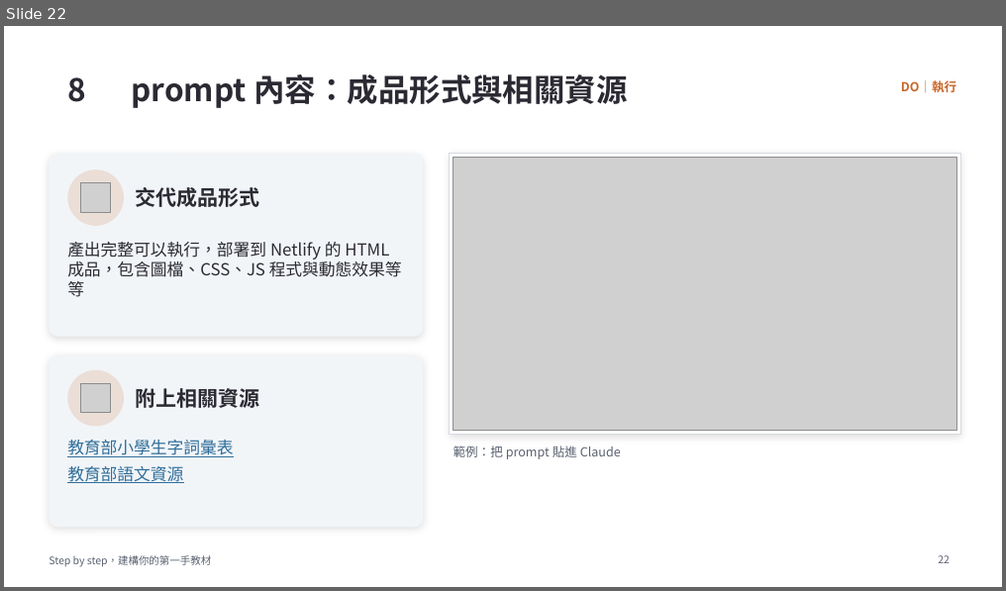
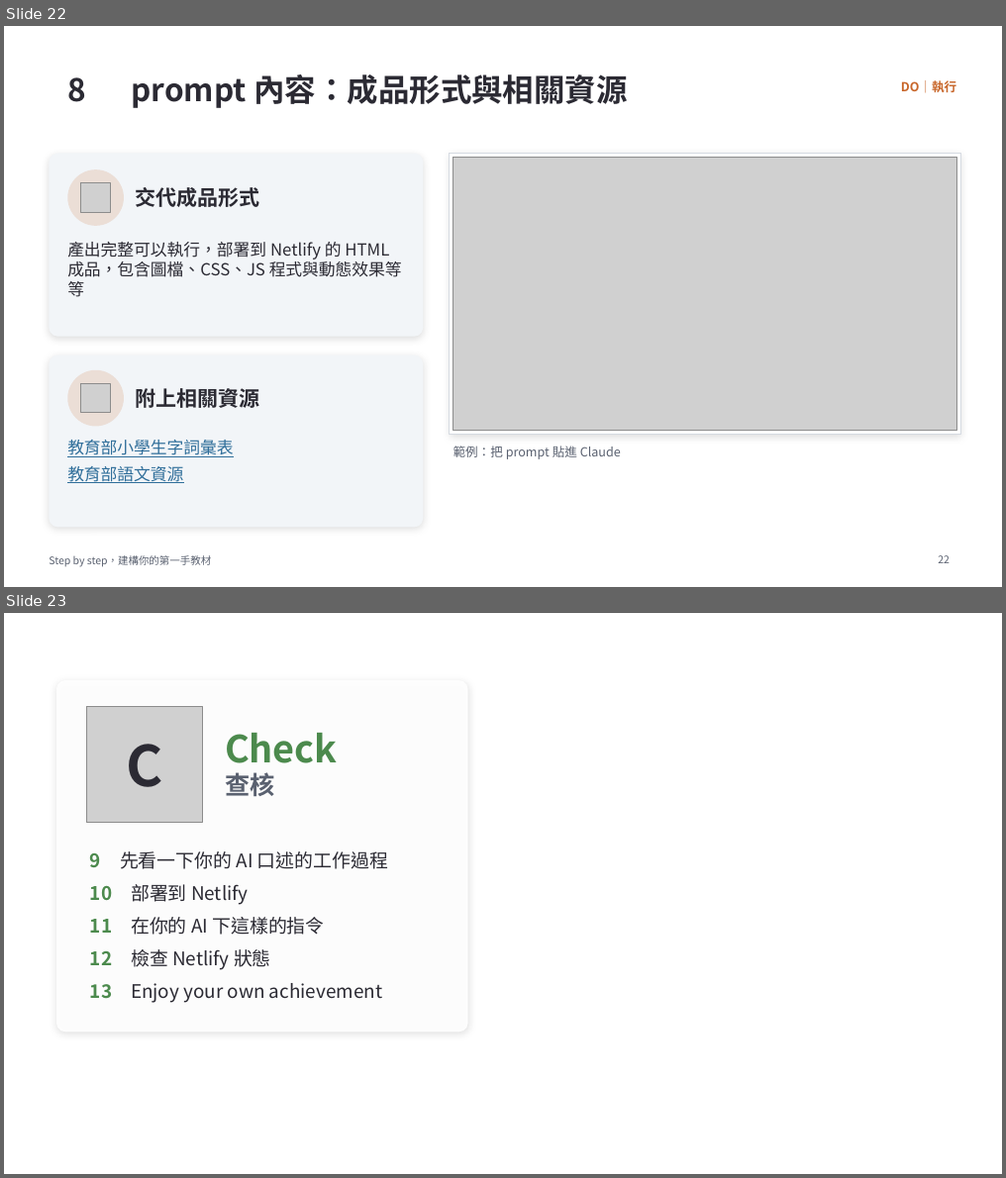
Before and after one commit to MattAtAIEra/NTTU2026-step-by-step, a slide deck: doc/Step-by-Step_建構你的第一手教材_PDCA.pptx. Shown one above the other, each under a label of ours: slide 22 before the commit, slides 22 and 23 after it. The pictures are 1006x591 and 1006x1178 pixels, drawn with LibreOffice and Linux fonts; fonts in the diff are those of the drawing; grey boxes stand for pictures; background and template pictures are left out. Boxes give left, top, right and bottom in pixels: in the first picture for what was removed or moved away, otherwise in the second. Text is boxed around its words. In the diff, an @@ line names an element or a change of style, - is before the commit and + after.

```diff
--- a/doc/Step-by-Step_建構你的第一手教材_PDCA.pptx
+++ b/doc/Step-by-Step_建構你的第一手教材_PDCA.pptx
@@ slide 23 added at <box>4,613,1002,1174</box>, background picture (left out) @@
@@ rounded rectangle added at <box>56,680,468,1032</box>, fill #FFFFFF at 92% opacity @@
@@ picture added at <box>86,707,202,823</box> @@
@@ text added at <box>126,744,162,787</box>, 54 pt, text #2B2A33, bold @@
+C
@@ title added at <box>225,733,338,796</box>, 36 pt, text #4C8A4D, bold @@
+Check
+查核
@@ text added at <box>90,852,388,1003</box>, 18 pt, text #2B2A33 @@
+9 先看一下你的 AI 口述的工作過程
+10 部署到 Netlify
+11 在你的 AI 下這樣的指令
+12 檢查 Netlify 狀態
+13 Enjoy your own achievement
```
Also in this commit, not shown: 8 slides changed, 7 other slides added, 2 slides removed.
